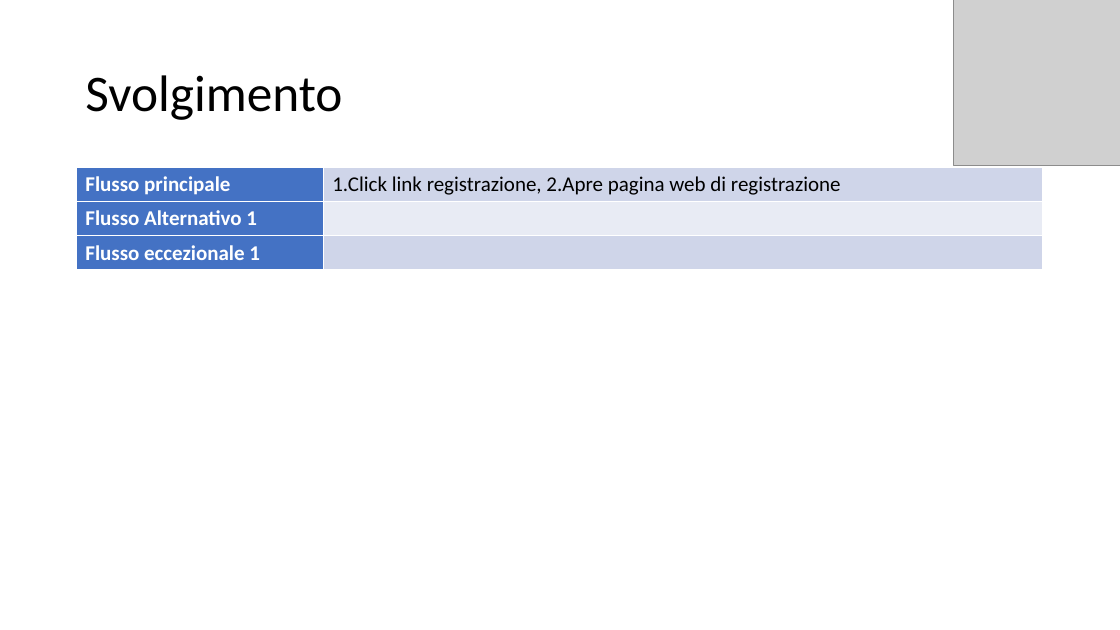
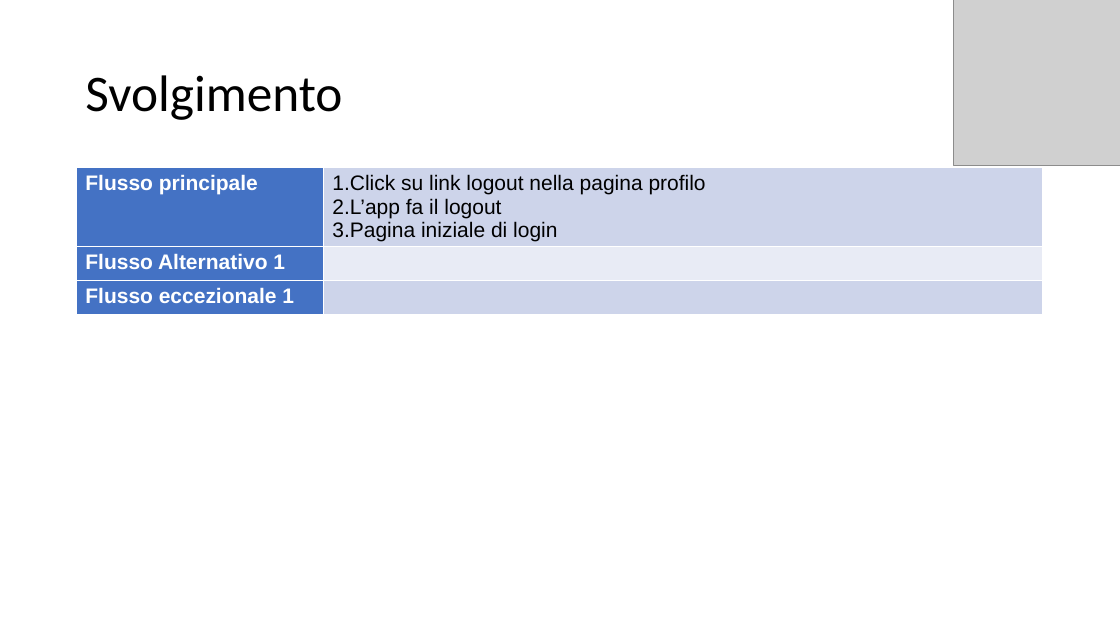
Before and after one commit to itsar19-20/pet, a slide deck: slide 4 of docs/useCaseTemplate/UseCase 13_LogOut_Proprietrio.pptx. Drawn at 1120x630 pixels with LibreOffice and Linux fonts; fonts in the diff are those of the drawing; grey boxes stand for pictures. Boxes give left, top, right and bottom in pixels: in the first picture for what was removed or moved away, otherwise in the second. Text is boxed around its words. In the diff, an @@ line names an element or a change of style, - is before the commit and + after.

```diff
--- a/docs/useCaseTemplate/UseCase 13_LogOut_Proprietrio.pptx
+++ b/docs/useCaseTemplate/UseCase 13_LogOut_Proprietrio.pptx
@@ table at bbox=[77, 168, 1044, 444] @@
-row 1, column 2: 1.Click link registrazione, 2.Apre pagina web di registrazione
+row 1, column 2: 1.Click su link logout nella pagina profilo / 2.L’app fa il logout / 3.Pagina iniziale di login
@@ fill #CFD5EA to #CDD4EA in 2 cells @@
@@ fill #E9EBF5 to #E8EBF5 in row 2, column 2 @@
@@ font Calibri to Arial in "Flusso principale", "Flusso Alternativo 1", "Flusso eccezionale 1" @@
```
Also in this commit, not shown: 3 other slides changed, 8 other files.
